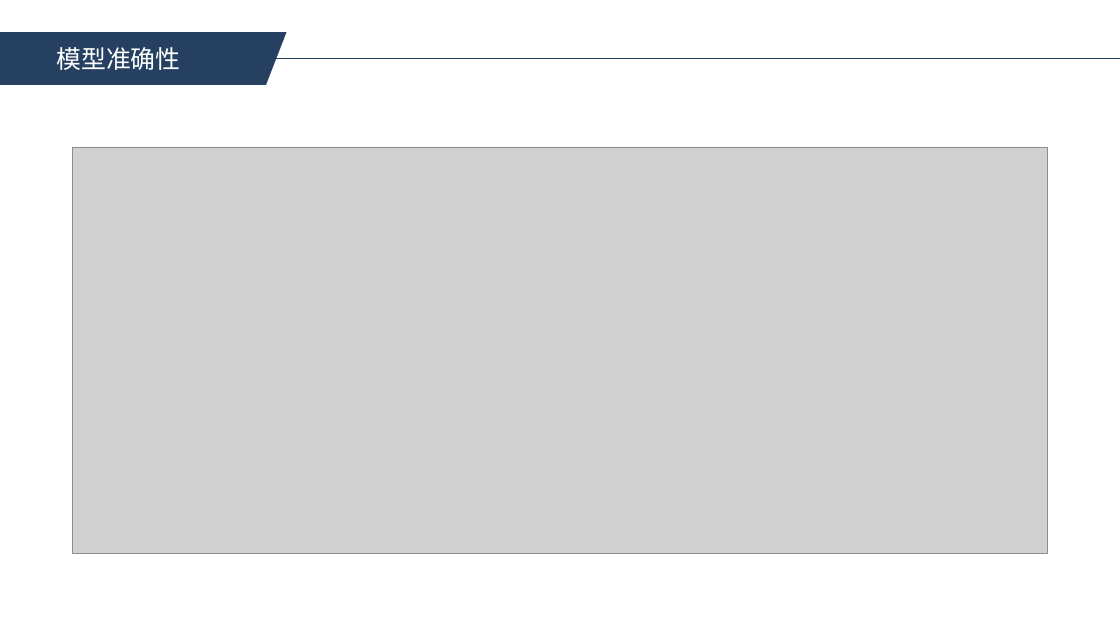
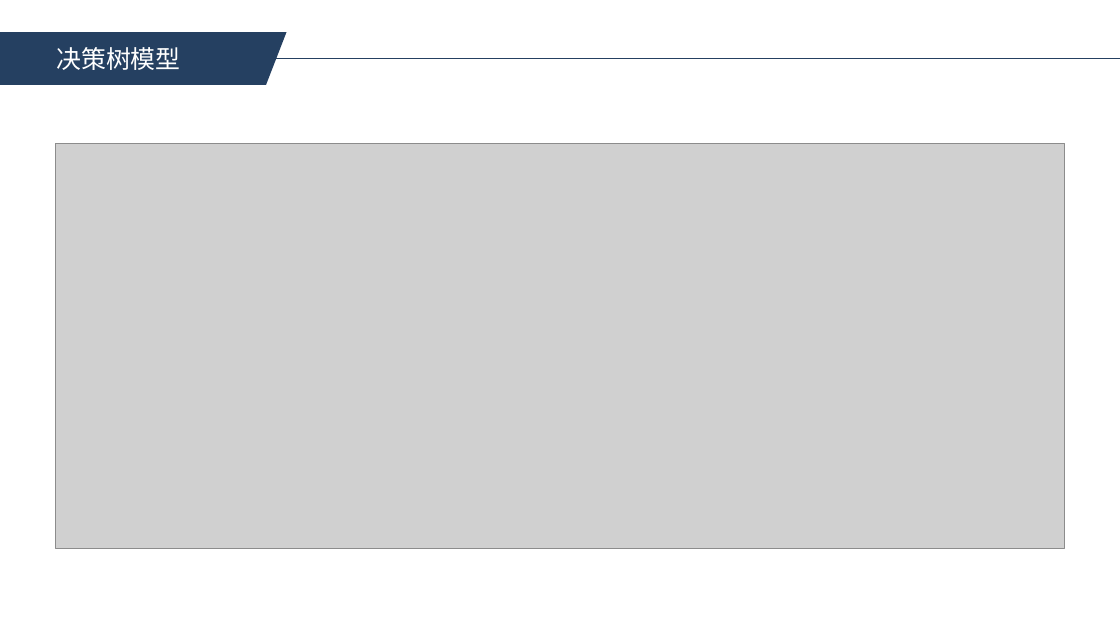
Before and after one commit to impossible03/Computer-Vision-homework, a slide deck: slide 9 of 04-刘宇-project1.pptx (slide 6 before the commit). Drawn at 1120x630 pixels with LibreOffice and Linux fonts; fonts in the diff are those of the drawing; grey boxes stand for pictures. Boxes give left, top, right and bottom in pixels: in the first picture for what was removed or moved away, otherwise in the second. Text is boxed around its words. In the diff, an @@ line names an element or a change of style, - is before the commit and + after.

```diff
--- a/04-刘宇-project1.pptx
+++ b/04-刘宇-project1.pptx
@@ text at bbox=[57, 47, 181, 70]: text changed @@
-模型准确性
+决策树模型
@@ picture: place and size @@
-picture at bbox=[73, 148, 1047, 554]
+picture at bbox=[55, 143, 1065, 548]
```
Also in this commit, not shown: 2 other slides changed, 9 slides added, 1 slide removed, 1 other file.
